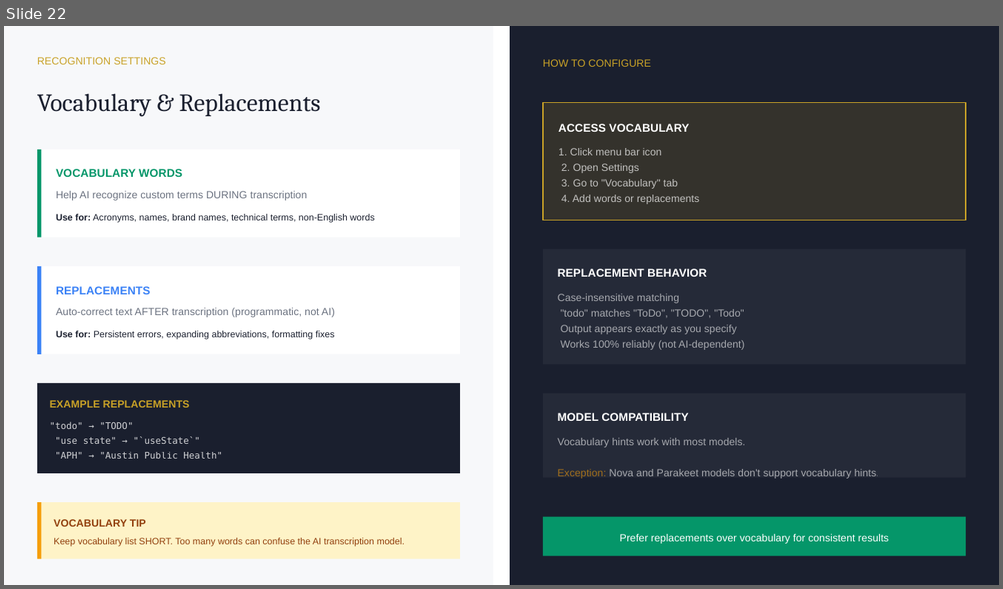
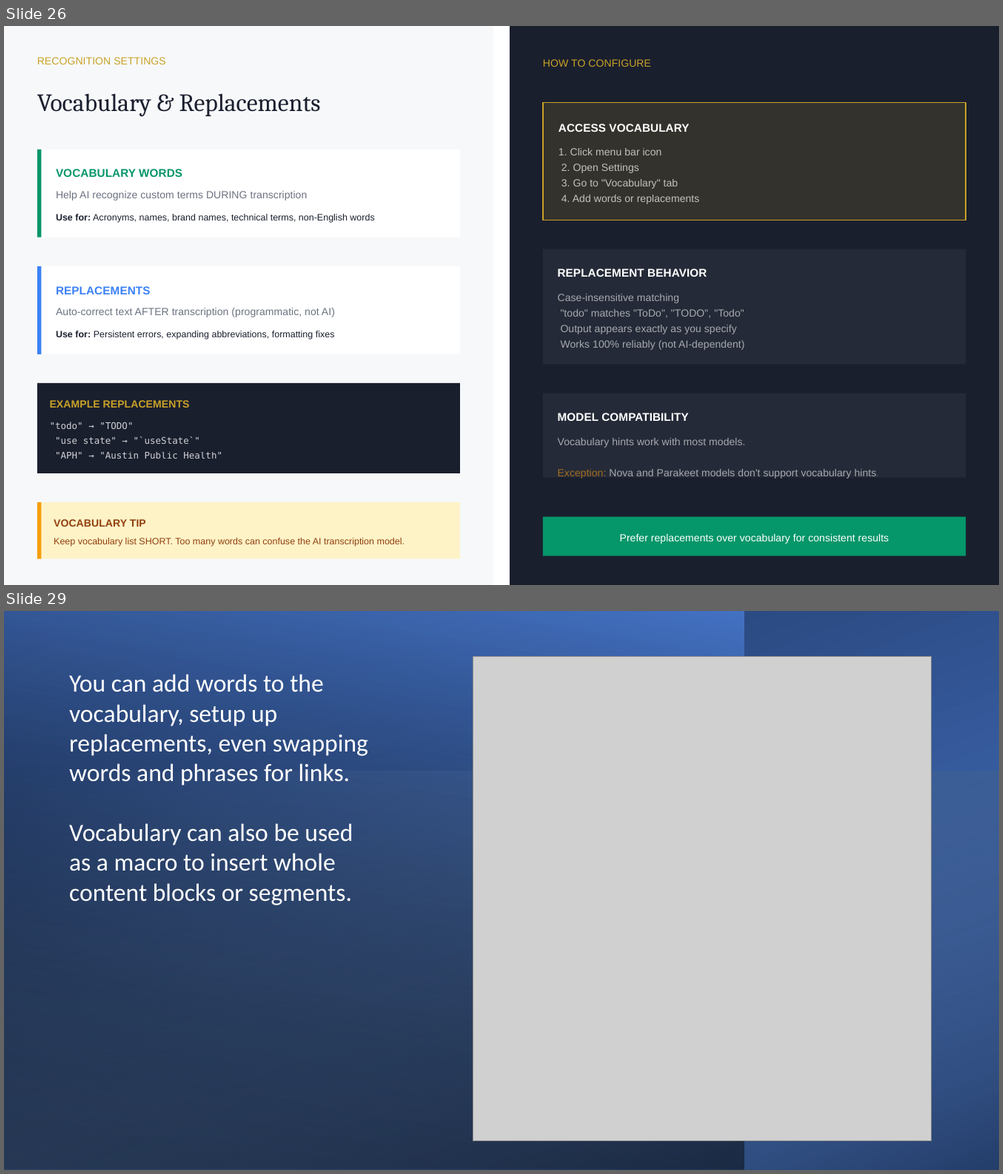
Before and after one commit to crypticpy/voice-control, a slide deck: Voice_AI_Workflows_Part1_CORE.pptx. Shown one above the other, each under a label of ours: slide 22 before the commit, slides 26 and 29 after it; the slides between them are not shown. The pictures are 1003x589 and 1003x1174 pixels, drawn with LibreOffice and Linux fonts; fonts in the diff are those of the drawing; grey boxes stand for pictures. Boxes give left, top, right and bottom in pixels: in the first picture for what was removed or moved away, otherwise in the second. Text is boxed around its words. In the diff, an @@ line names an element or a change of style, - is before the commit and + after.

```diff
--- a/Voice_AI_Workflows_Part1_CORE.pptx
+++ b/Voice_AI_Workflows_Part1_CORE.pptx
@@ slide 29 added at [4,611,999,1170], background #FFFFFF @@
@@ rectangle added at [4,611,999,1170], fill gradient #4472C4 to #203864 @@
@@ rectangle added at [4,611,744,1170], fill gradient #000000 to #4472C4 @@
@@ text added at [69,674,368,906], 18 pt, text #FFFFFF @@
+You can add words to the vocabulary, setup up replacements, even swapping words and phrases for links.
+Vocabulary can also be used as a macro to insert whole content blocks or segments.
@@ picture added at [472,657,931,1142] @@
@@ rectangle added at [4,772,998,1170], fill gradient #9DC3E6 to #000000 @@
@@ what was slide 22 is now slide 26 @@
```
Also in this commit, not shown: 9 slides changed, 13 other slides added, 42 other files.
